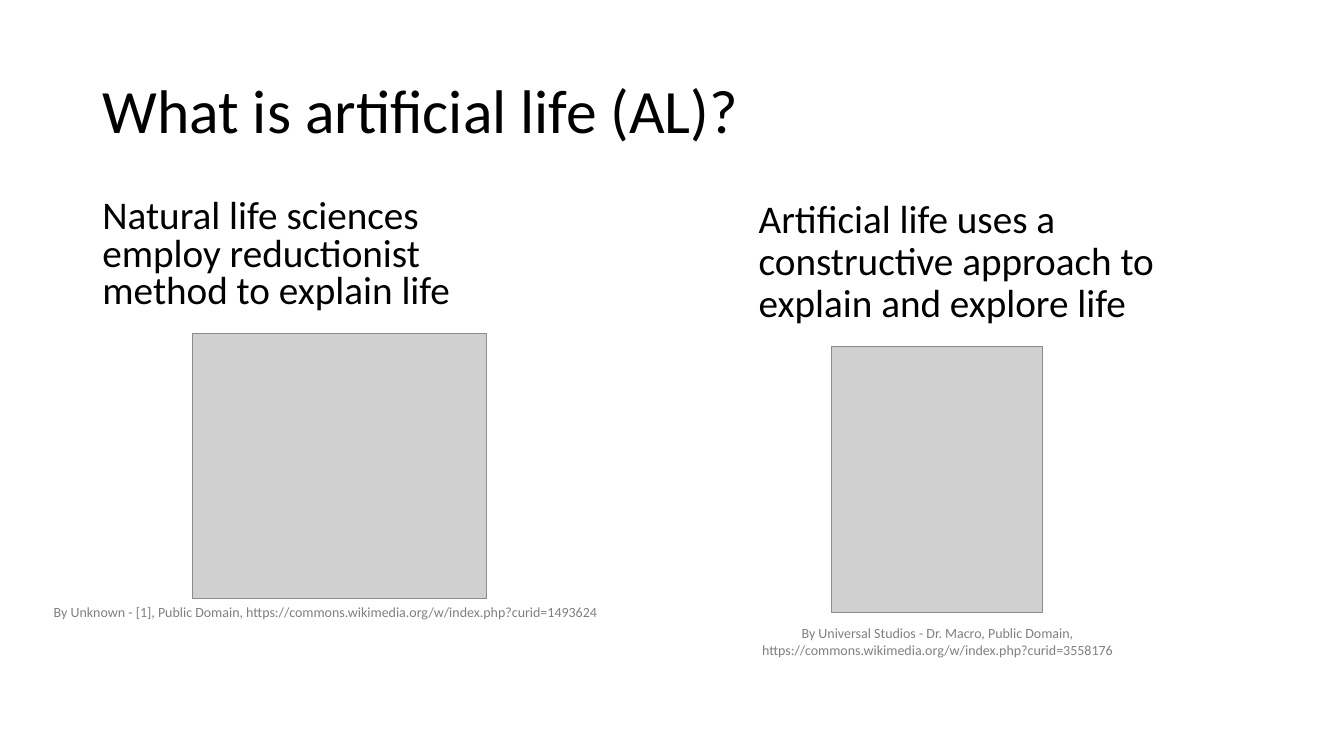
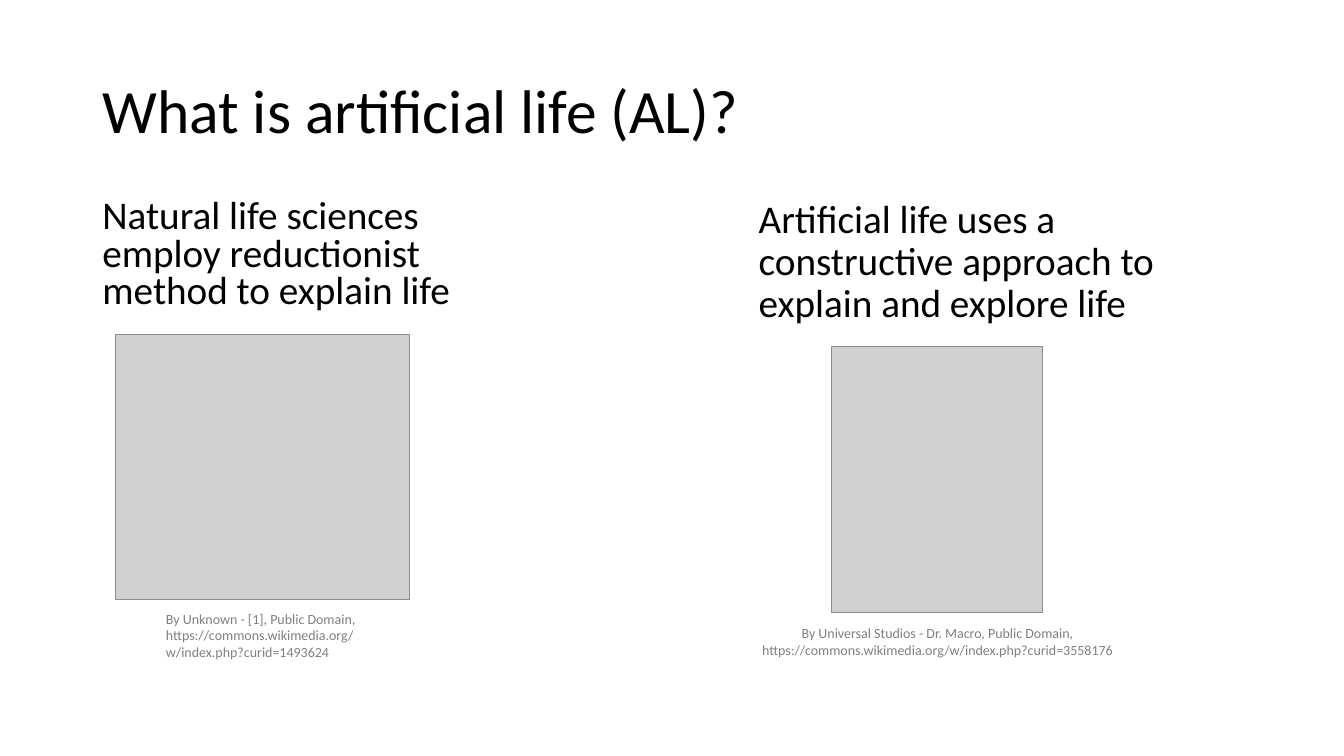
Before and after one commit to BenChurch/Fall2016, a slide deck: slide 4 of CISC879/ChapterPresentation/LectureSlidesCh8.pptx. Drawn at 1344x756 pixels with LibreOffice and Linux fonts; fonts in the diff are those of the drawing; grey boxes stand for pictures. Boxes give left, top, right and bottom in pixels: in the first picture for what was removed or moved away, otherwise in the second. Text is boxed around its words. In the diff, an @@ line names an element or a change of style, - is before the commit and + after.

```diff
--- a/CISC879/ChapterPresentation/LectureSlidesCh8.pptx
+++ b/CISC879/ChapterPresentation/LectureSlidesCh8.pptx
@@ picture moved from (x1=193, y1=334, x2=487, y2=598) to (x1=115, y1=335, x2=409, y2=599) @@
@@ text "By Unknown - [1], Public ..." rewrapped from (x1=54, y1=607, x2=597, y2=620) to (x1=166, y1=614, x2=356, y2=659) @@
```
Also in this commit, not shown: 5 other slides changed, 4 slides added, 5 other files.
